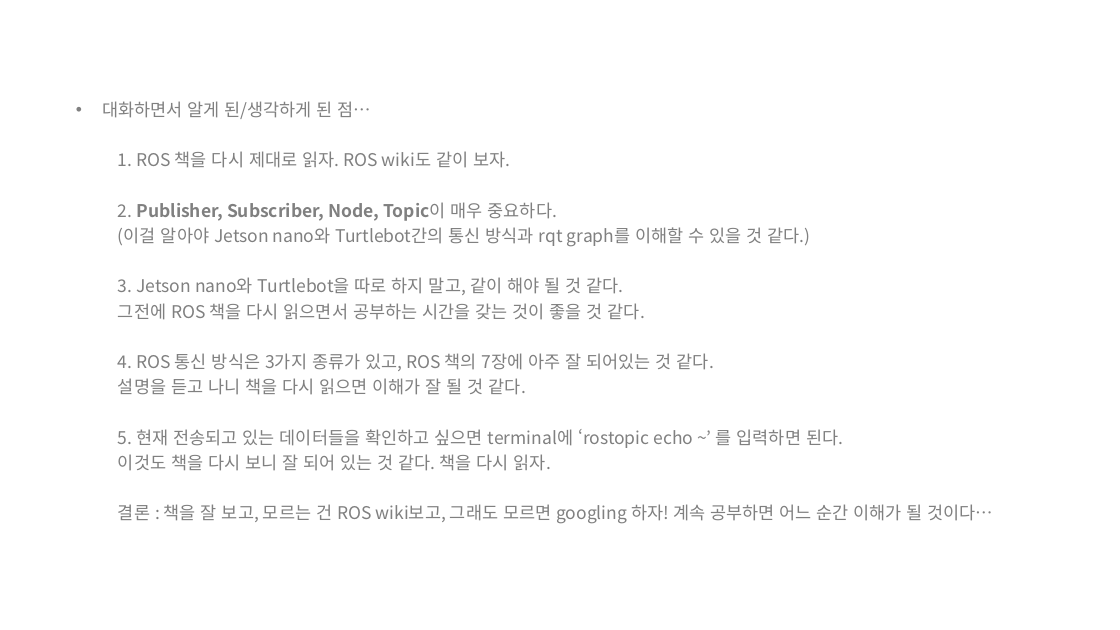
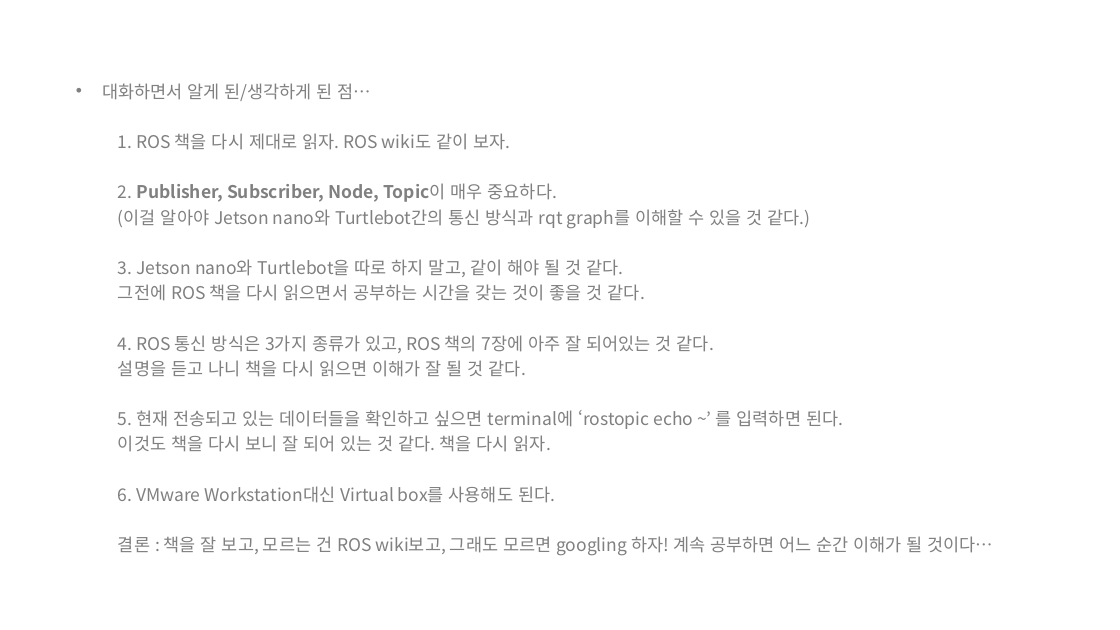
Before and after one commit to choeunyoung0208/silverzero, a slide deck: slide 5 of 200820/20.08.20.pptx. Drawn at 1120x630 pixels with LibreOffice and Linux fonts; fonts in the diff are those of the drawing. Boxes give left, top, right and bottom in pixels: in the first picture for what was removed or moved away, otherwise in the second. Text is boxed around its words. In the diff, an @@ line names an element or a change of style, - is before the commit and + after.

```diff
--- a/200820/20.08.20.pptx
+++ b/200820/20.08.20.pptx
@@ text "대화하면서 알게 된/생각하게 된 점…": place and size @@
-text "대화하면서 알게 된/생각하게 된 점…" at box(102, 101, 994, 524)
+text "대화하면서 알게 된/생각하게 된 점…" at box(102, 83, 994, 556)
@@ text at box(118, 486, 555, 503): paragraph added @@
+  6. VMware Workstation대신 Virtual box를 사용해도 된다.
```
